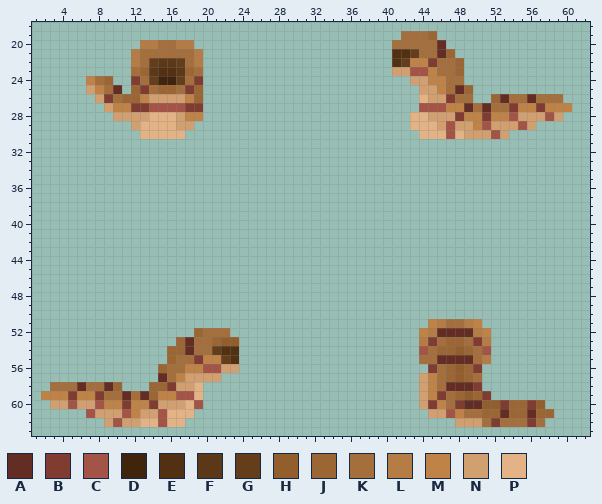
A pixel-art sprite gets an edit: Games for the internet/Assets/insects/Maggot/Maggot.png. The picture above was drawn from the file before the commit.
The file is 64x64 pixels. Colours within 5 levels of each other are drawn and written as one. Shown: x 1..62, y 18..63.
Palette (. is transparent): A #642d23  B #803c30  C #a45446  D #40250c  E #523112  F #5b3918  G #643e1b  H #925e2c  J #9b6633  K #a46f3c  L #b67c45  M #bf8348  N #d19f70  P #e4b385
Now the later version:
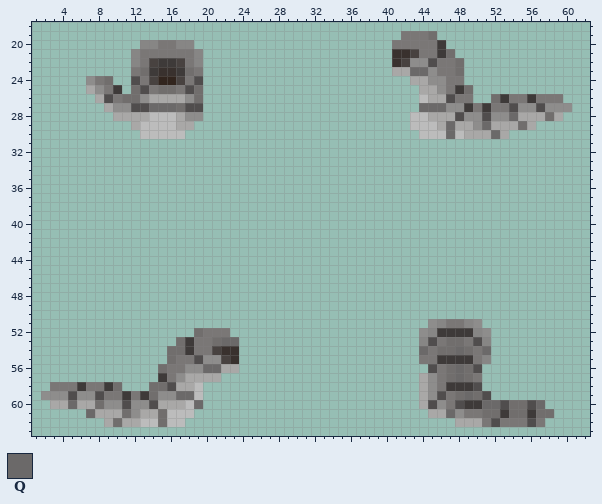
Colours new in this view: Q #6b6969
Diff:
Colour A changes from #642d23 to #3e3a39.
Colour B changes from #803c30 to #504d4d.
Colour D changes from #40250c to #32251e.
Colour E changes from #523112 to #39312e.
Colour G changes from #643e1b to #484240.
Colour J changes from #9b6633 to #716e6d.
Colour K changes from #a46f3c to #7a7776.
Colour L changes from #b67c45 to #878685.
Colour M changes from #bf8348 to #8e8d8c.
Colour N changes from #d19f70 to #a9a8a7.
Colour P changes from #e4b385 to #bcbcbc.
The author changed colour F to colour A in row 22 at x 15 to 16; in row 23 at x 14 and 17.
The author changed colour C to colour J in row 27 at x 17; in row 28 at x 58; in row 29 at x 55; in row 60 at x 8; in row 61 at x 11 and 15; in row 62 at x 10 and 15.
The author changed colour C to colour Q in row 23 at x 43 to 44; in row 27 at x 14 to 16 and 44 to 46; in row 28 at x 54; in row 29 at x 47 and 51; in row 30 at x 47 and 52; in row 54 at x 44 and 51.
The author changed colour C to colour Q in row 56 at x 20 to 21; in row 59 at x 17 to 18; in row 60 at x 5 and 19; in row 61 at x 7 and 47.
The author changed colour H to colour Q in row 53 at x 22 to 23; in row 54 at x 48; in rows 56 to 57 at x 48; in row 59 at x 49; in row 60 at x 51 to 52 and 57.
Pixel boxes of the changes (left, top, right, bottom) in both pictures:
changed: (392, 31, 572, 139)
changed: (86, 40, 203, 139)
changed: (419, 319, 554, 427)
changed: (41, 328, 239, 427)
